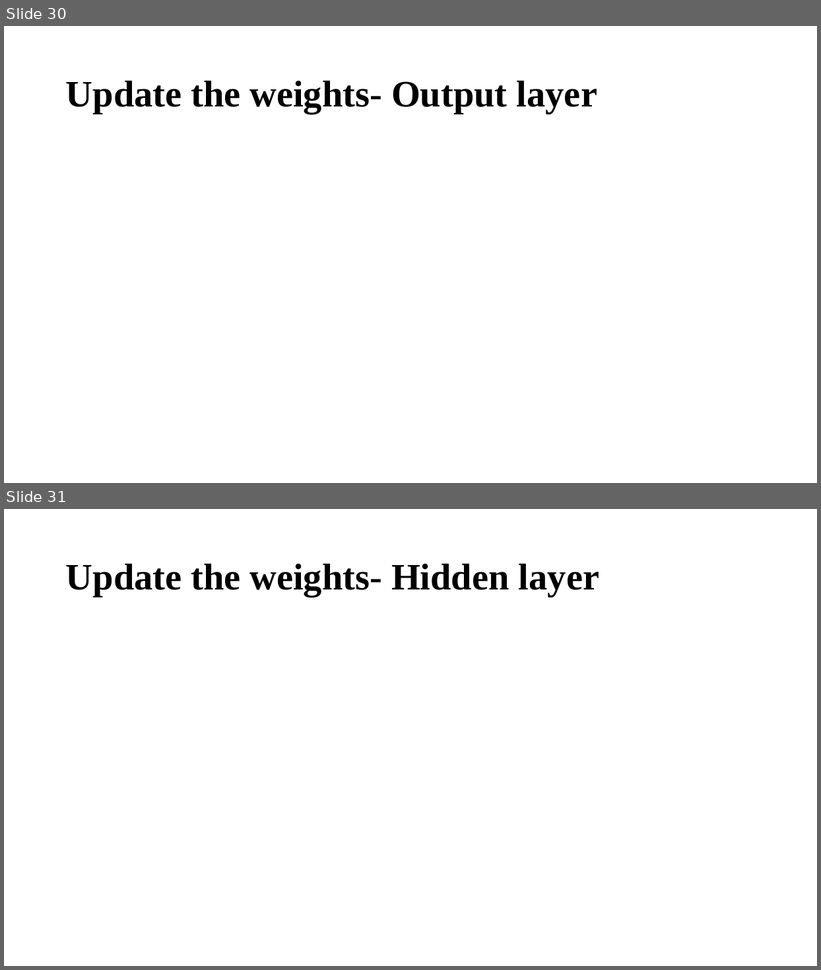
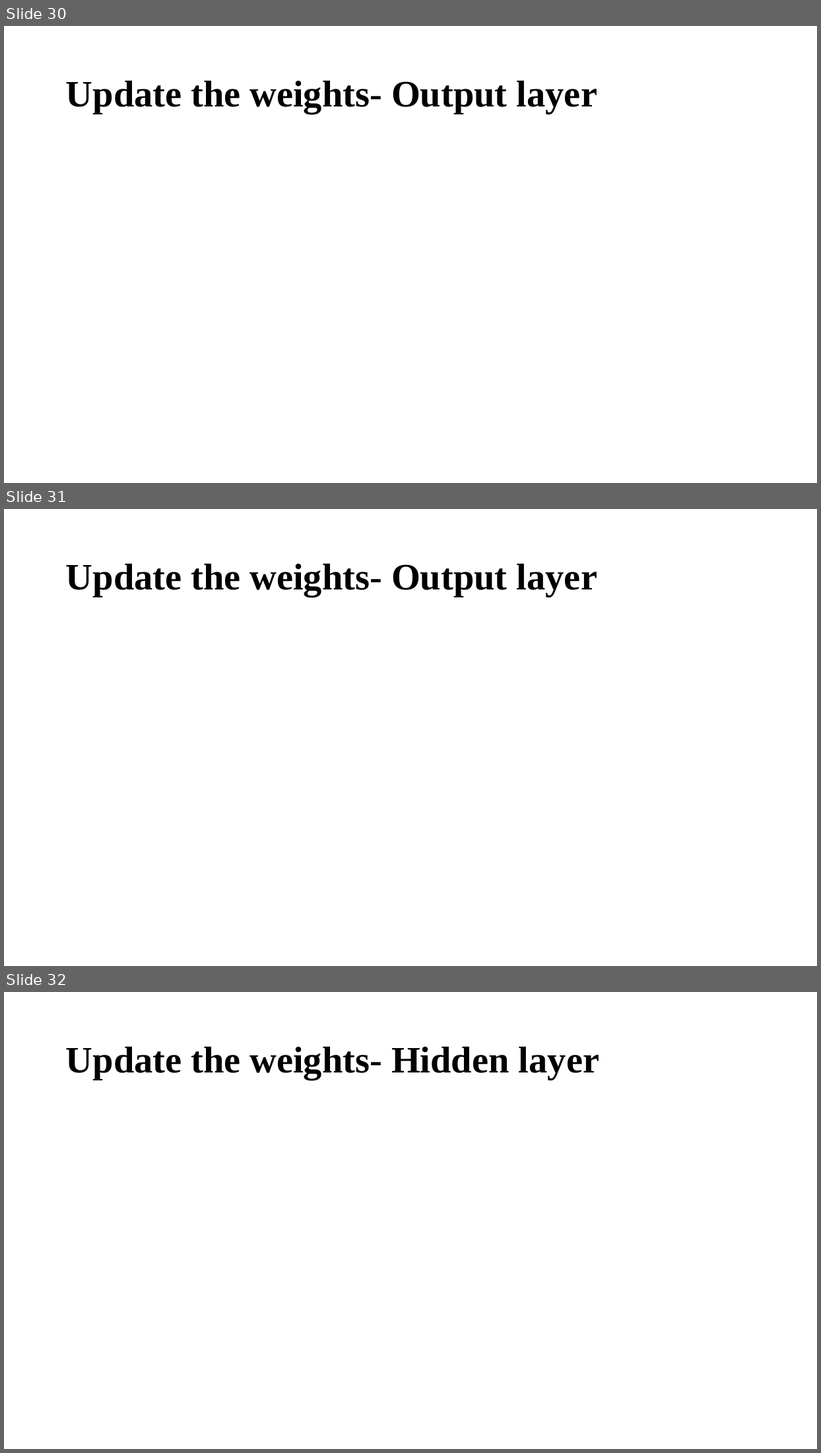
Before and after one commit to RyanLHU/CISC7201, a slide deck: slides/slide07c Neural network (exercise).pptx. Shown one above the other, each under a label of ours: slides 30 and 31 before the commit, slides 30, 31 and 32 after it. The pictures are 821x970 and 821x1453 pixels, drawn with LibreOffice and Linux fonts; fonts in the diff are those of the drawing; grey boxes stand for pictures. Boxes give left, top, right and bottom in pixels: in the first picture for what was removed or moved away, otherwise in the second. Text is boxed around its words. In the diff, an @@ line names an element or a change of style, - is before the commit and + after.

```diff
--- a/slides/slide07c Neural network (exercise).pptx
+++ b/slides/slide07c Neural network (exercise).pptx
@@ slide 31 added at <box>4,509,817,966</box>, background #FFFFFF @@
@@ title added at <box>66,563,597,597</box>, 44 pt, text #000000, bold @@
+Update the weights- Output layer
@@ what was slide 31 is now slide 32 @@
```
Also in this commit, not shown: 4 slides changed, 1 other slide added, 16 other files.
